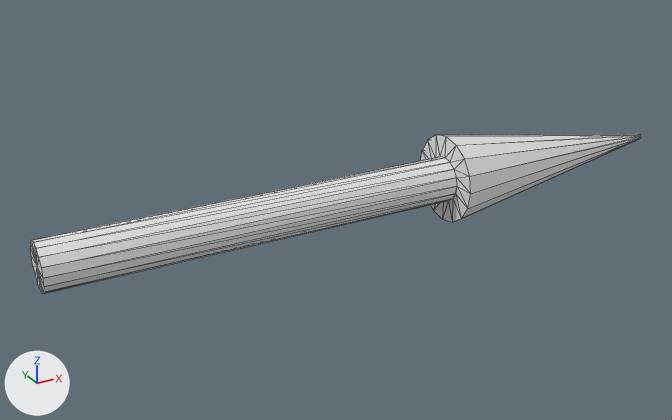
The OBJ model TL2/Data/Gizmo/TranslationHandle.obj as it was, and as the next commit left it.
One viewpoint serves both versions: a 50 mm camera at (-0.51, -3.18, 1.56) aimed at (1.29, 0.08, -0.08). Arrows for +X, +Y and +Z are at lower left; the lights stay in place. Mesh edges are drawn as thin lines. Where no turn or scale is listed for an object, it has been applied to the vertices. Vertices at the same position are counted once.

The older version as bpy lines, for what is in view:
```python
me_arrow = bpy.data.meshes.new('Arrow')
me_arrow.from_pydata(...)  # 66 vertices, 128 faces; spans x 0.0..3.0, y -0.2..0.2, z -0.2..0.2
ob_arrow = bpy.data.objects.new('Arrow', me_arrow)
ob_arrow.location = (0.0, 0.0, 0.0)
```
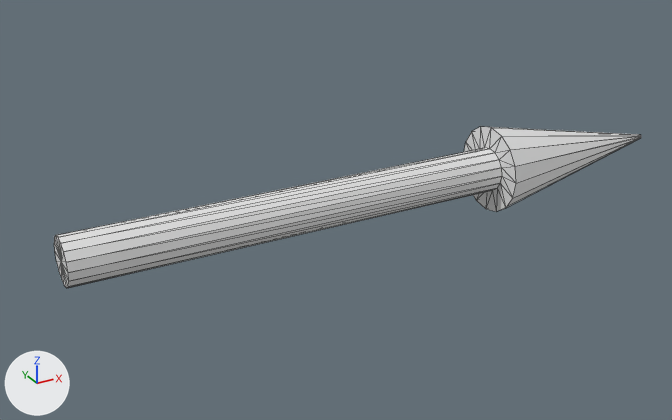
Location of each change, [x1, y1, x2, y2] in pixels of the pictures (672 x 420 px):
'Arrow', reshaped
    before: [30, 135, 641, 294]
    after: [54, 126, 641, 288]

What the commit changed:
me_arrow has 66 vertices, 128 faces and spans x 0.0..3.0, y -0.2..0.2, z -0.2..0.2.
me_arrow is used by ob_arrow; location (0.0, 0.0, 0.0).
me_arrow part 1: all 49 vertices in x 0.0..1.8, y -0.2..0.2, z -0.2..0.2 are scaled about their middle by (1.09, 1, 1), then moved by (0.17, 0.0, 0.0).
